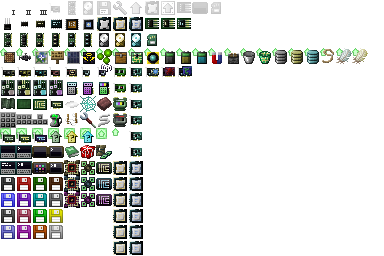
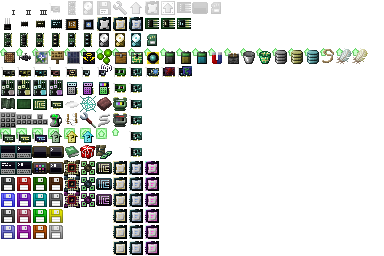
Layer changes from the first (384, 256) image to the second:
painted on "items" (2nd of 2, in "items") over [145, 161, 159, 255]
